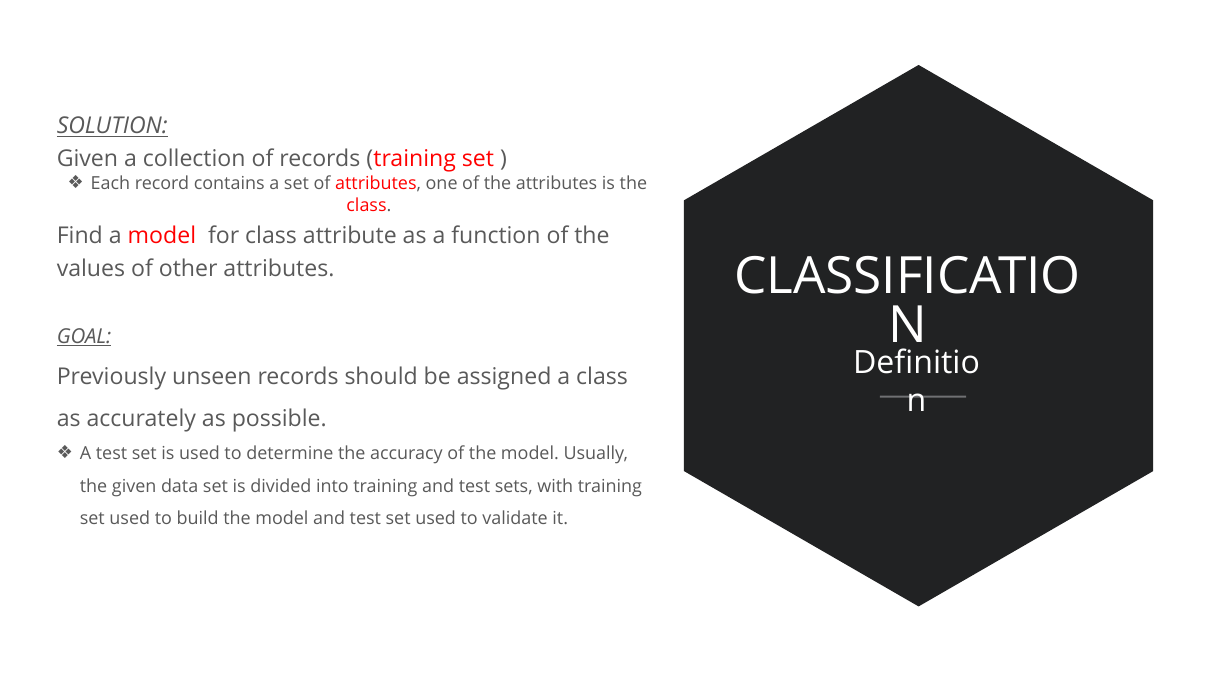
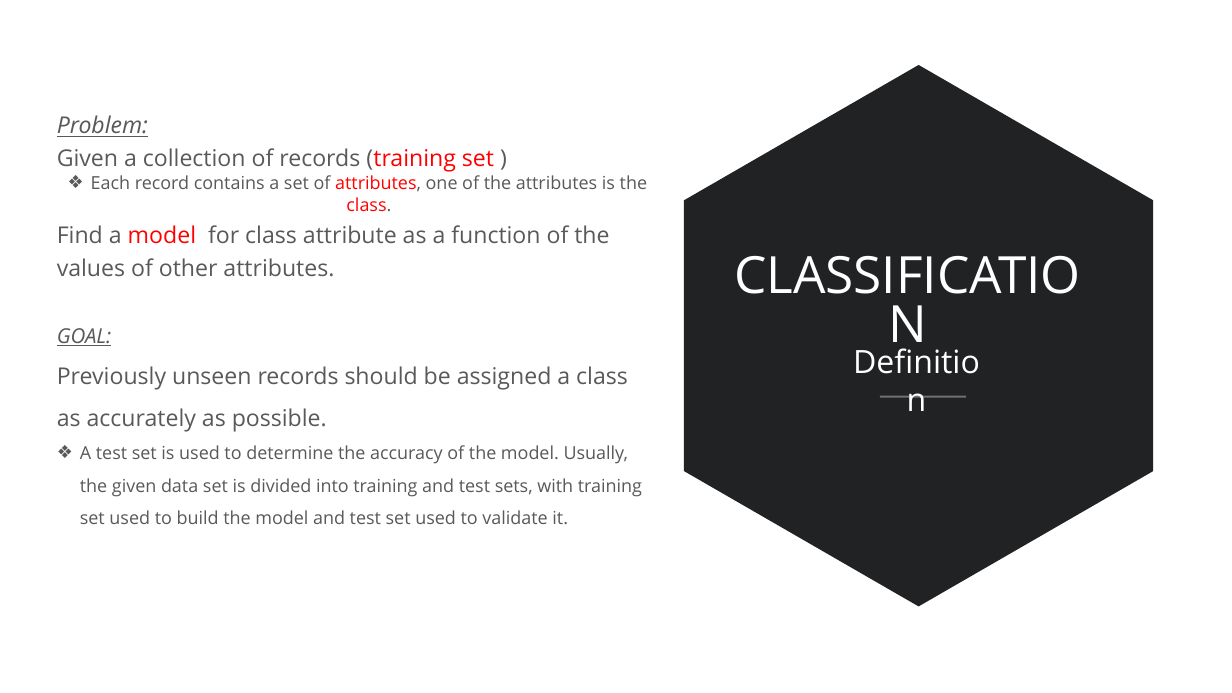
Before and after one commit to fnaticTrucMinh/UIT_AEP_BigDataRESEARCH, a slide deck: slide 12 of UIT_AEP_BigDataRESEARCH - Bao_Data Mining.pptx. Drawn at 1232x693 pixels with LibreOffice and Linux fonts; fonts in the diff are those of the drawing. Boxes give left, top, right and bottom in pixels: in the first picture for what was removed or moved away, otherwise in the second. Text is boxed around its words. In the diff, an @@ line names an element or a change of style, - is before the commit and + after.

```diff
--- a/UIT_AEP_BigDataRESEARCH - Bao_Data Mining.pptx
+++ b/UIT_AEP_BigDataRESEARCH - Bao_Data Mining.pptx
@@ text at bbox=[57, 115, 148, 137]: text changed @@
-SOLUTION:
+Problem:
```
Also in this commit, not shown: 6 other slides changed.
